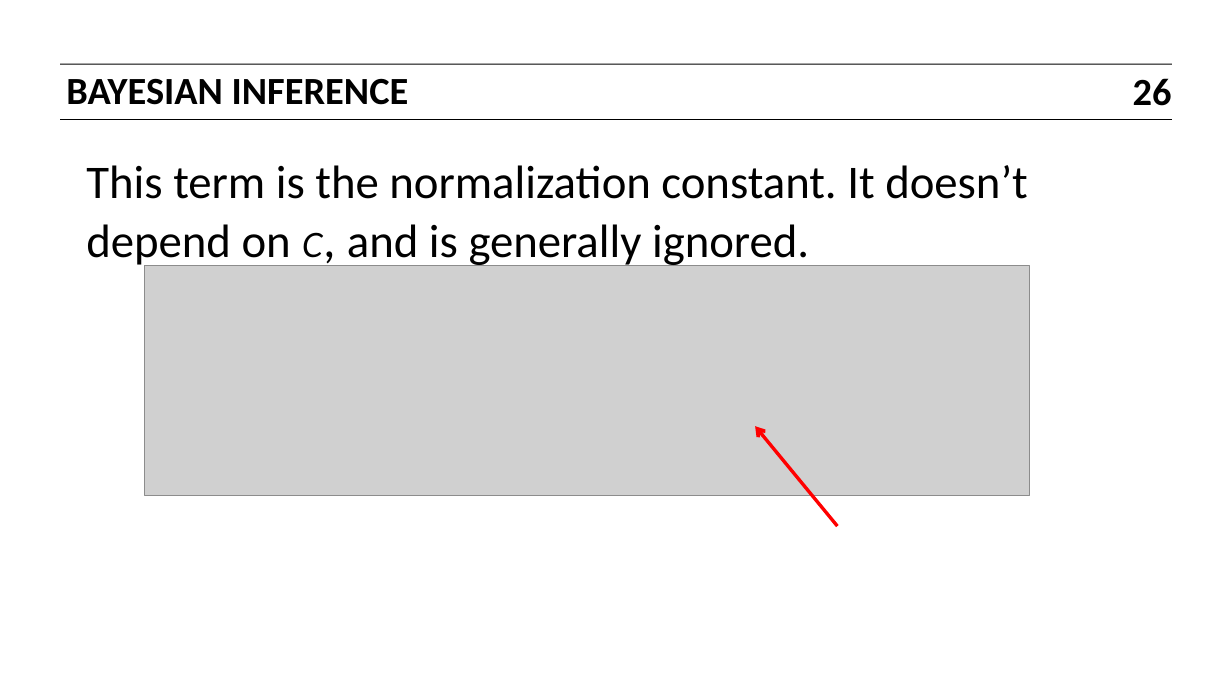
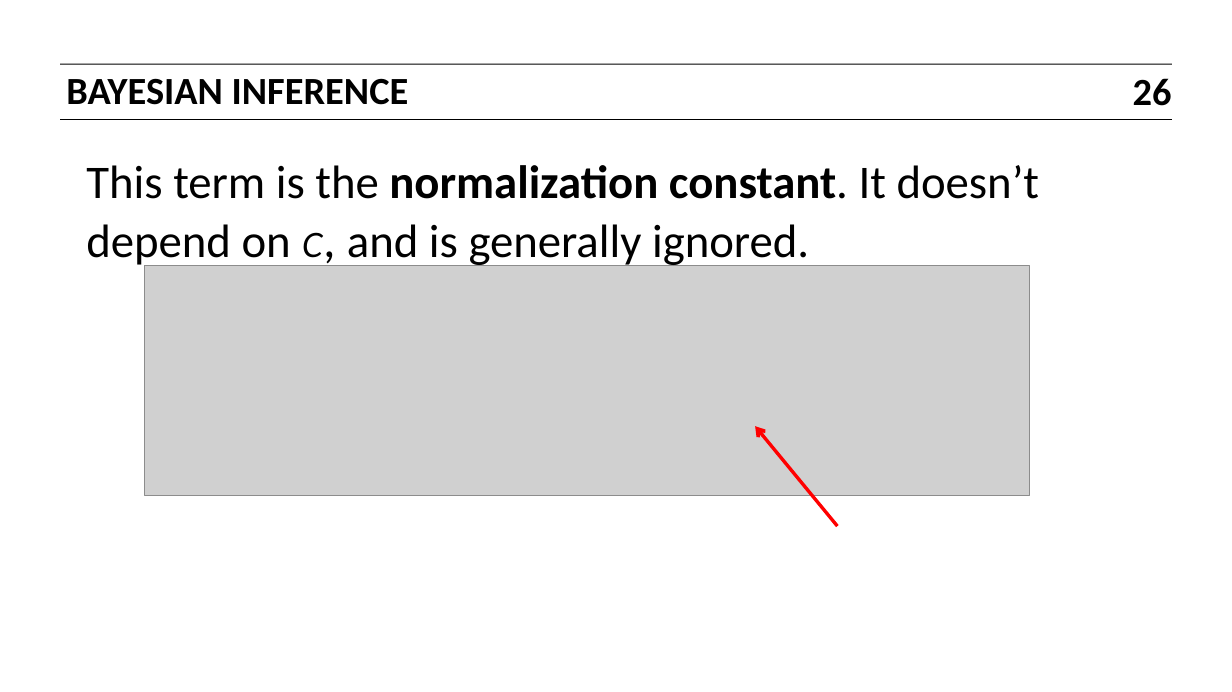
Before and after one commit to vandonova/sfdat22_work, a slide deck: slide 26 of slides/13_naive_bayes_roc_auc.pptx. Drawn at 1232x692 pixels with LibreOffice and Linux fonts; fonts in the diff are those of the drawing; grey boxes stand for pictures. Boxes give left, top, right and bottom in pixels: in the first picture for what was removed or moved away, otherwise in the second. Text is boxed around its words. In the diff, an @@ line names an element or a change of style, - is before the commit and + after.

```diff
--- a/slides/13_naive_bayes_roc_auc.pptx
+++ b/slides/13_naive_bayes_roc_auc.pptx
@@ text "This term is the normalization ..." at box(86, 165, 1040, 269): bold on in "normalization constant." @@
```
Also in this commit, not shown: 5 other slides changed, 1 other file.
